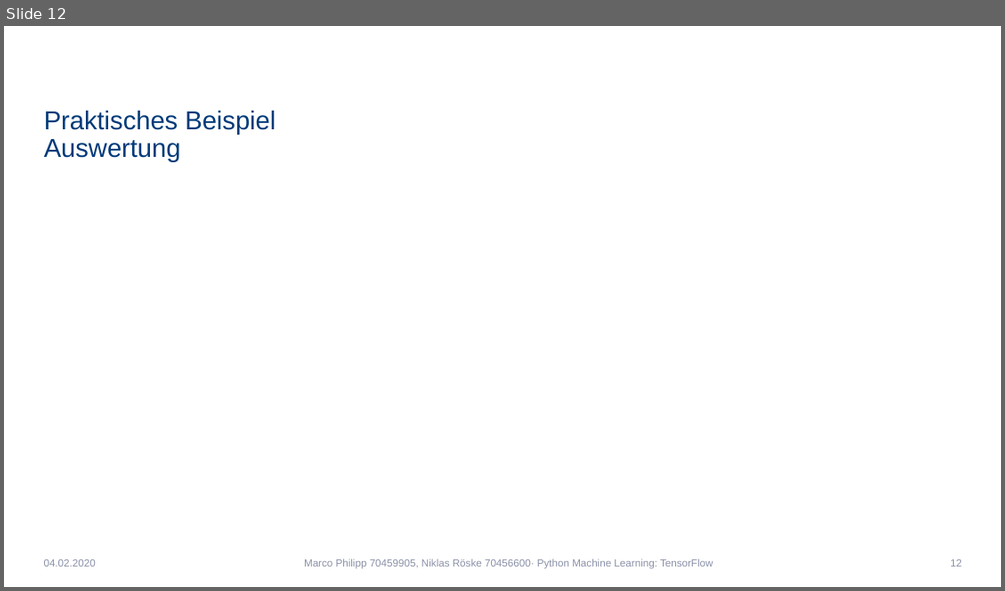
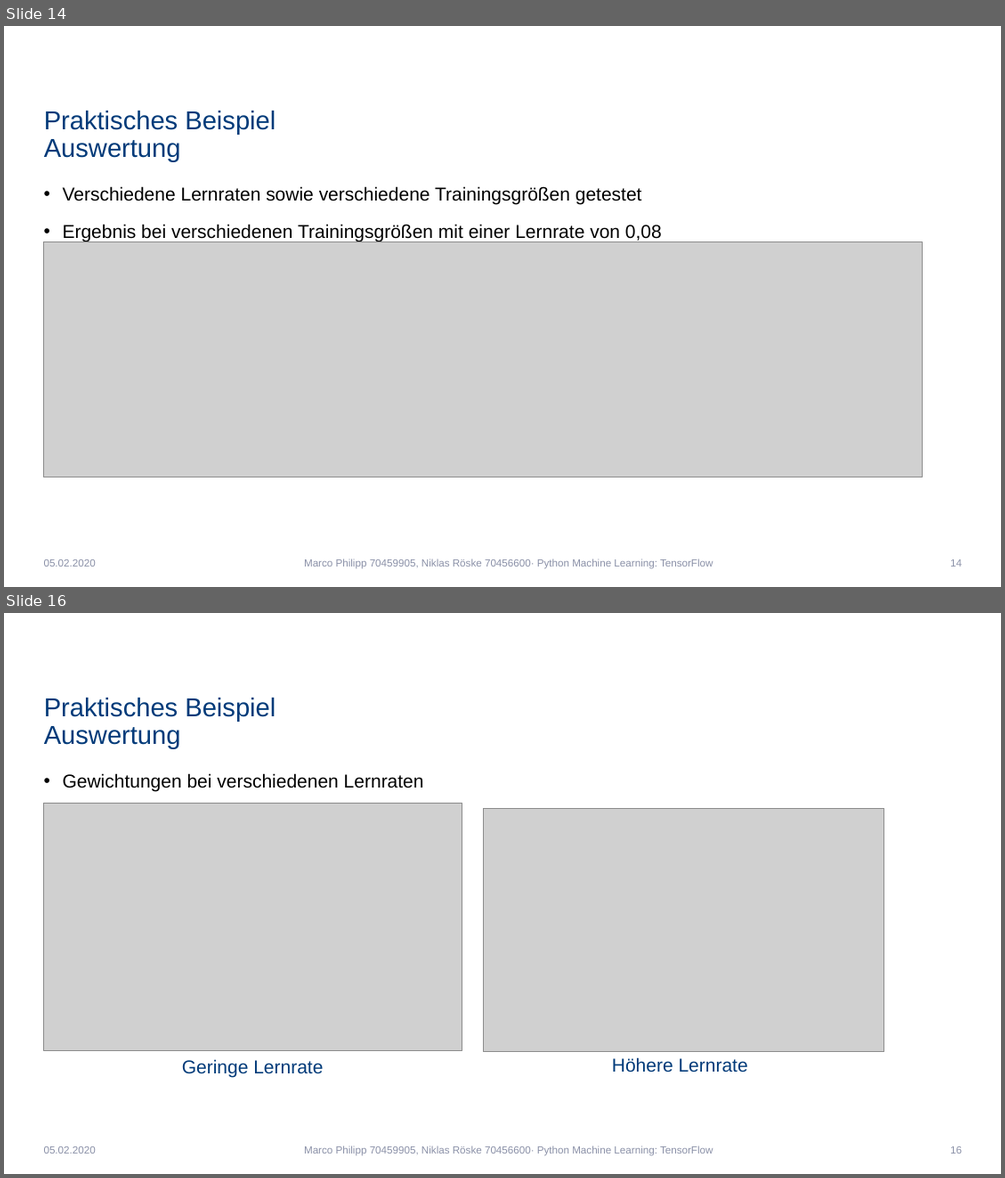
Before and after one commit to Niklas1997Git/Seminar, a slide deck: SeminarPräsentation.pptx. Shown one above the other, each under a label of ours: slide 12 before the commit, slides 14 and 16 after it; the slides between them are not shown. The pictures are 1005x591 and 1005x1178 pixels, drawn with LibreOffice and Linux fonts; fonts in the diff are those of the drawing; grey boxes stand for pictures; background and template pictures are left out. Boxes give left, top, right and bottom in pixels: in the first picture for what was removed or moved away, otherwise in the second. Text is boxed around its words. In the diff, an @@ line names an element or a change of style, - is before the commit and + after.

Commit message:
Seminarpräsentation Teil Marco

```diff
--- a/SeminarPräsentation.pptx
+++ b/SeminarPräsentation.pptx
@@ slide 16 added at box(4, 613, 1001, 1174), background #FFFFFF @@
@@ title added at box(44, 698, 275, 749), 25 pt, text #003A79 @@
+Praktisches Beispiel
+Auswertung
@@ text added at box(63, 773, 424, 791), 18 pt, text #000000 @@
+• Gewichtungen bei verschiedenen Lernraten
@@ picture added at box(44, 803, 462, 1050) @@
@@ picture added at box(483, 808, 884, 1051) @@
@@ text added at box(182, 1059, 323, 1078), 18 pt, text #003A79 @@
+Geringe Lernrate
@@ text added at box(612, 1057, 748, 1072), 18 pt, text #003A79 @@
+Höhere Lernrate
@@ text added at box(44, 1146, 96, 1153), 10 pt, text #8C91A8 @@
+05.02.2020
@@ text added at box(304, 1145, 712, 1155), 10 pt, text #8C91A8 @@
+Marco Philipp 70459905, Niklas Röske 70456600· Python Machine Learning: TensorFlow
@@ page number added at box(950, 1146, 962, 1153), 10 pt, text #8C91A8 @@
+16
@@ what was slide 12 is now slide 14 @@
@@ slide 14 changed as well @@
@@ text added at box(63, 186, 662, 241), 18 pt, text #000000 @@
+• Verschiedene Lernraten sowie verschiedene Trainingsgrößen getestet
+• Ergebnis bei verschiedenen Trainingsgrößen mit einer Lernrate von 0,08
@@ picture added at box(44, 242, 922, 477) @@
@@ text at box(44, 559, 96, 566): text changed @@
-04.02.2020
+05.02.2020
@@ page number at box(950, 559, 962, 566): text changed @@
-12
+14
```
Also in this commit, not shown: 14 other slides changed, 4 other slides added.
